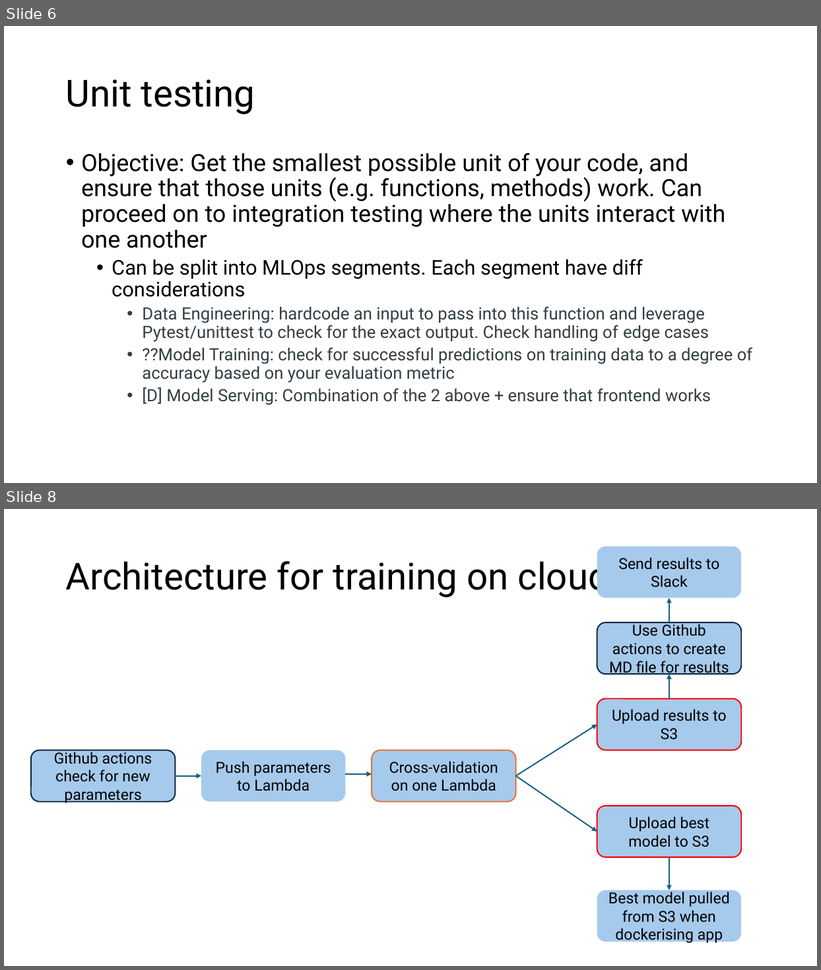
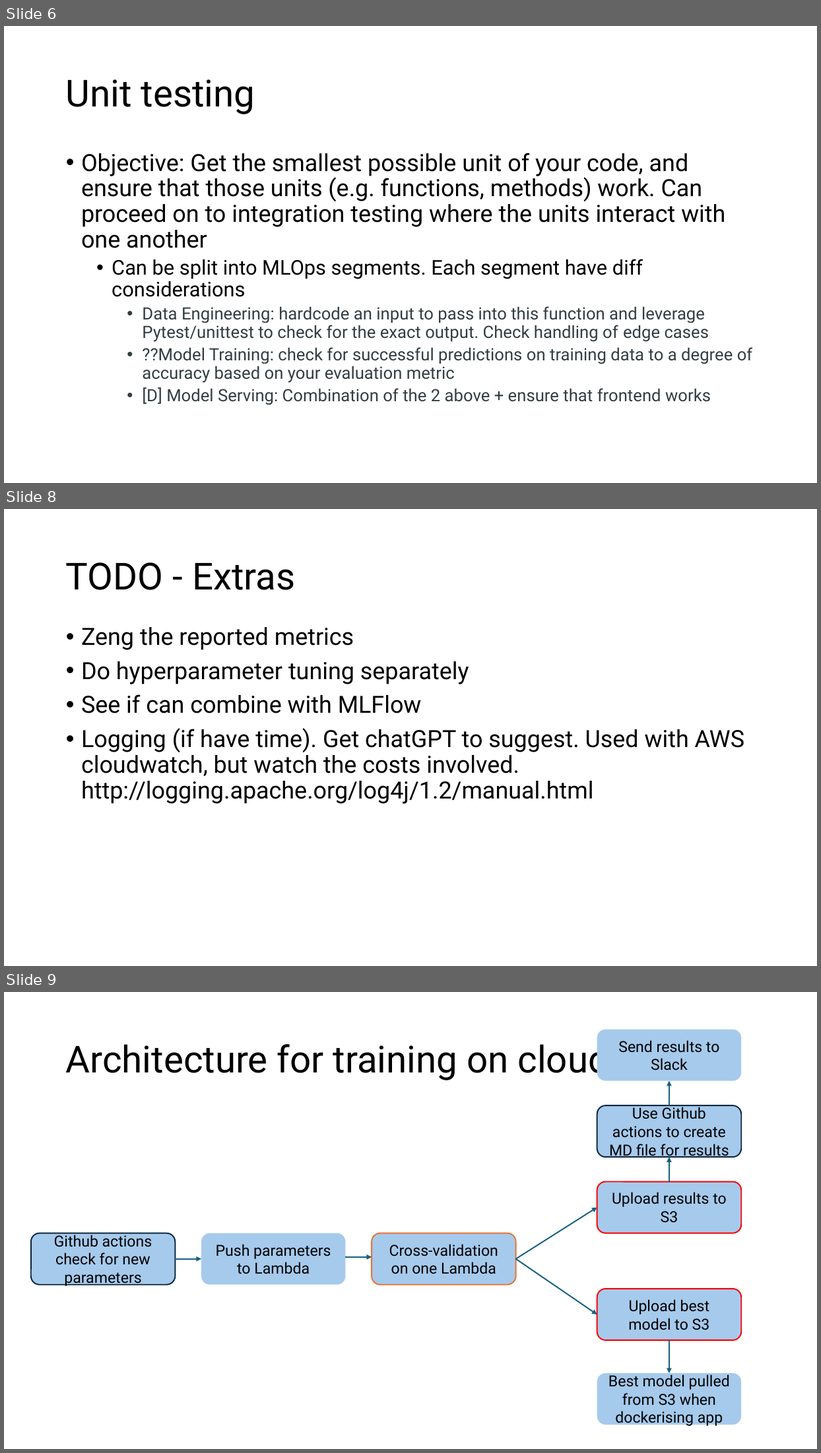
Before and after one commit to ziyu-toh/hdb-resale-prediction, a slide deck: docs/Architecture Overview.pptx. Shown one above the other, each under a label of ours: slides 6 and 8 before the commit, slides 6, 8 and 9 after it; the slides between them are not shown. The pictures are 821x970 and 821x1453 pixels, drawn with LibreOffice and Linux fonts; fonts in the diff are those of the drawing. Boxes give left, top, right and bottom in pixels: in the first picture for what was removed or moved away, otherwise in the second. Text is boxed around its words. In the diff, an @@ line names an element or a change of style, - is before the commit and + after.

```diff
--- a/docs/Architecture Overview.pptx
+++ b/docs/Architecture Overview.pptx
@@ slide 8 added at (4, 509, 817, 966), background #FFFFFF @@
@@ title added at (66, 562, 295, 590), 44 pt, text #000000 @@
+TODO - Extras
@@ text added at (81, 627, 745, 804), 28 pt, text #000000 @@
+• Zeng the reported metrics
+• Do hyperparameter tuning separately
+• See if can combine with MLFlow
+• Logging (if have time). Get chatGPT to suggest. Used with AWS cloudwatch, but watch the costs involved. http://logging.apache.org/log4j/1.2/manual.html
@@ what was slide 8 is now slide 9 @@
```
Also in this commit, not shown: 1 slide changed, 4 other files.
